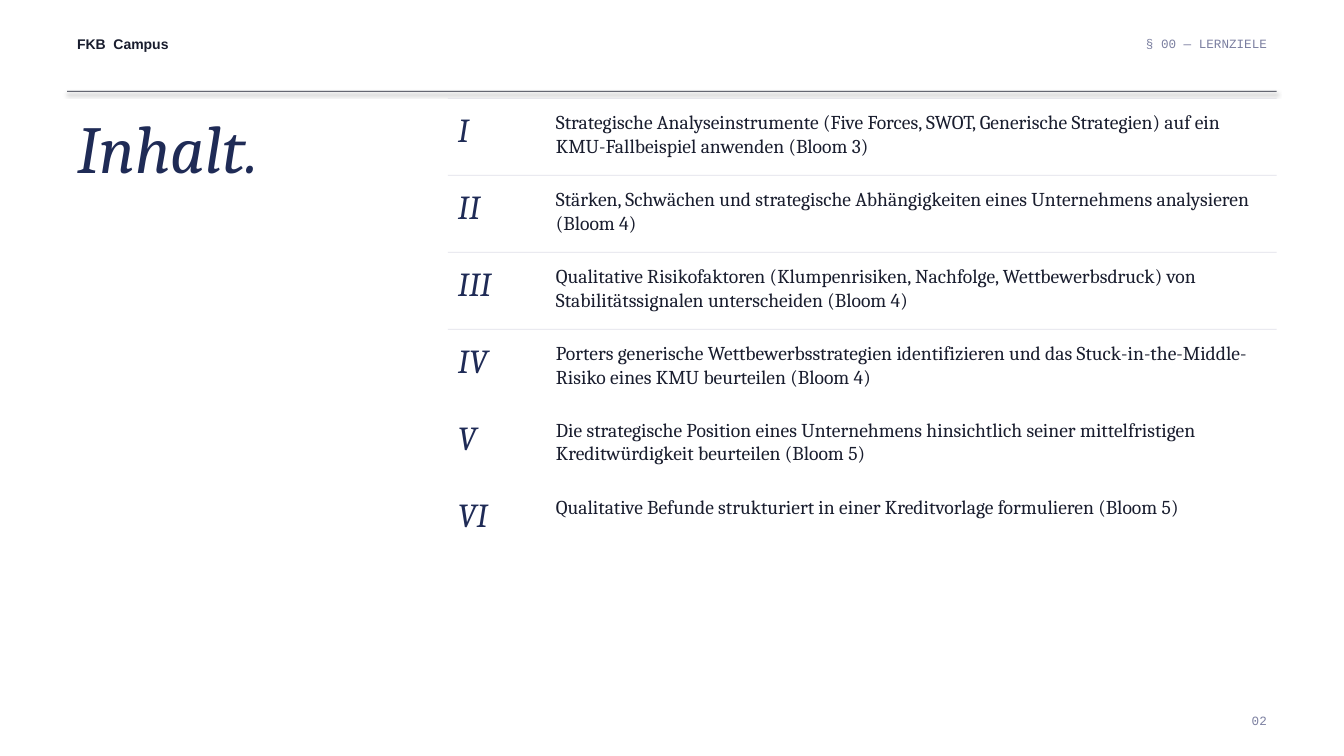
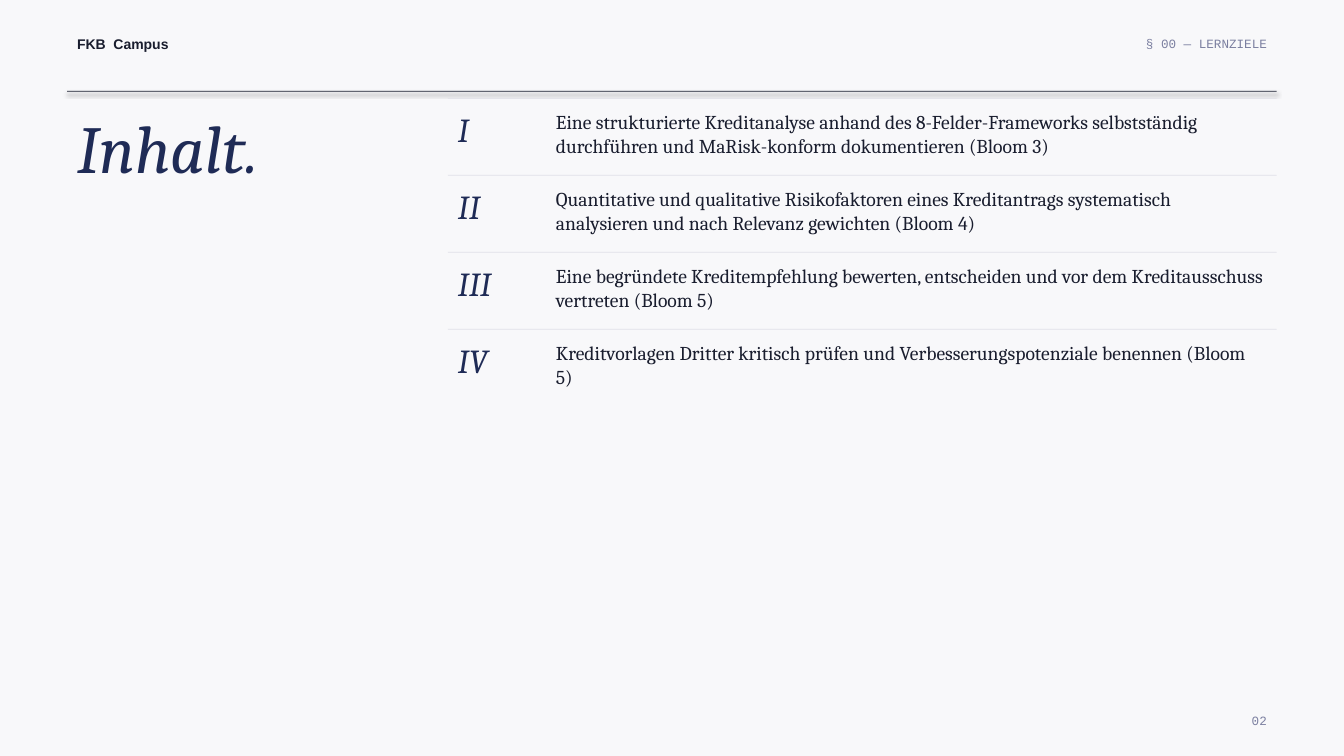
Before and after one commit to ck5rqc47pr-byte/firmenkundenakademie-online, a slide deck: slide 2 of public/downloads/praesentation/M22.pptx. Drawn at 1344x756 pixels with LibreOffice and Linux fonts; fonts in the diff are those of the drawing. Boxes give left, top, right and bottom in pixels: in the first picture for what was removed or moved away, otherwise in the second. Text is boxed around its words. In the diff, an @@ line names an element or a change of style, - is before the commit and + after.

```diff
--- a/public/downloads/praesentation/M22.pptx
+++ b/public/downloads/praesentation/M22.pptx
@@ background #FFFFFF to #F8F8FA @@
@@ text at box(556, 115, 1197, 156): text changed @@
-Strategische Analyseinstrumente (Five Forces, SWOT, Generische Strategien) auf ein KMU-Fallbeispiel anwenden (Bloom 3)
+Eine strukturierte Kreditanalyse anhand des 8-Felder-Frameworks selbstständig durchführen und MaRisk-konform dokumentieren (Bloom 3)
@@ text at box(556, 192, 1171, 234): text changed @@
-Stärken, Schwächen und strategische Abhängigkeiten eines Unternehmens analysieren (Bloom 4)
+Quantitative und qualitative Risikofaktoren eines Kreditantrags systematisch analysieren und nach Relevanz gewichten (Bloom 4)
@@ text at box(556, 269, 1263, 310): text changed @@
-Qualitative Risikofaktoren (Klumpenrisiken, Nachfolge, Wettbewerbsdruck) von Stabilitätssignalen unterscheiden (Bloom 4)
+Eine begründete Kreditempfehlung bewerten, entscheiden und vor dem Kreditausschuss vertreten (Bloom 5)
@@ text at box(556, 346, 1245, 387): text changed @@
-Porters generische Wettbewerbsstrategien identifizieren und das Stuck-in-the-Middle-Risiko eines KMU beurteilen (Bloom 4)
+Kreditvorlagen Dritter kritisch prüfen und Verbesserungspotenziale benennen (Bloom 5)
@@ text removed at box(458, 427, 477, 450) @@
-V
@@ text removed at box(556, 423, 1195, 465) @@
-Die strategische Position eines Unternehmens hinsichtlich seiner mittelfristigen Kreditwürdigkeit beurteilen (Bloom 5)
@@ text removed at box(458, 504, 488, 527) @@
-VI
@@ text removed at box(556, 500, 1179, 519) @@
-Qualitative Befunde strukturiert in einer Kreditvorlage formulieren (Bloom 5)
```
Also in this commit, not shown: 8 other slides changed, 3 slides added, 3 slides removed.
